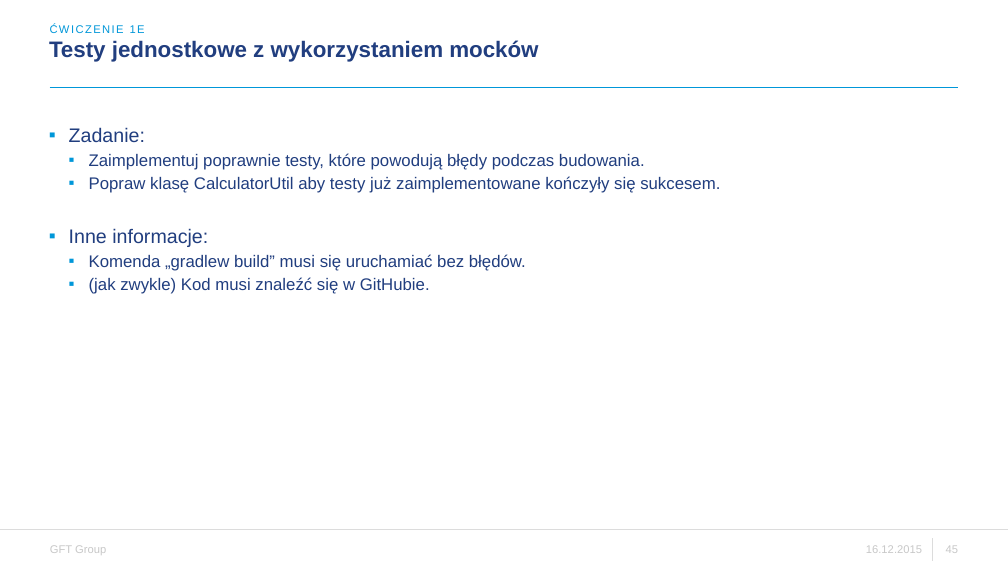
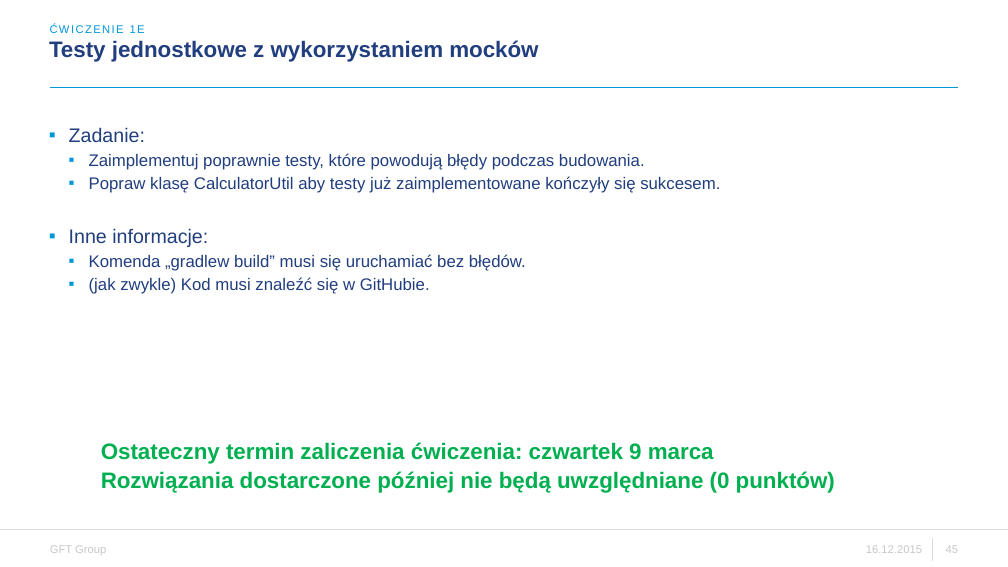
Before and after one commit to rafzz/exercise1a, a slide deck: slide 45 of WDSR - ćwiczenie 1.pptx. Drawn at 1008x567 pixels with LibreOffice and Linux fonts; fonts in the diff are those of the drawing; background and template pictures are left out. Boxes give left, top, right and bottom in pixels: in the first picture for what was removed or moved away, otherwise in the second. Text is boxed around its words. In the diff, an @@ line names an element or a change of style, - is before the commit and + after.

```diff
--- a/WDSR - ćwiczenie 1.pptx
+++ b/WDSR - ćwiczenie 1.pptx
@@ text added at (101, 442, 835, 493), 16 pt, text #00B050, bold @@
+Ostateczny termin zaliczenia ćwiczenia: czwartek 9 marca
+Rozwiązania dostarczone później nie będą uwzględniane (0 punktów)
```
Also in this commit, not shown: 2 other slides changed.
